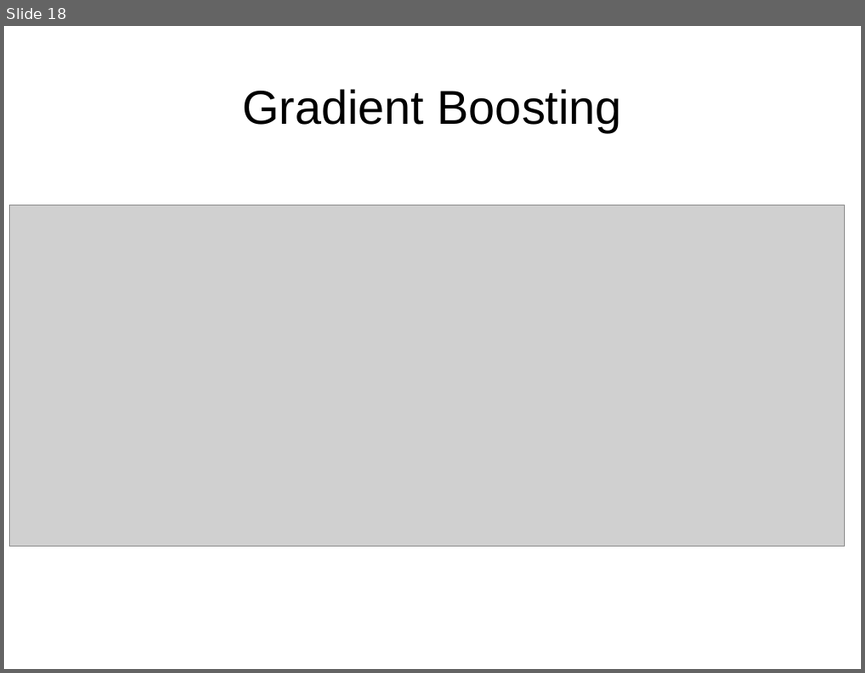
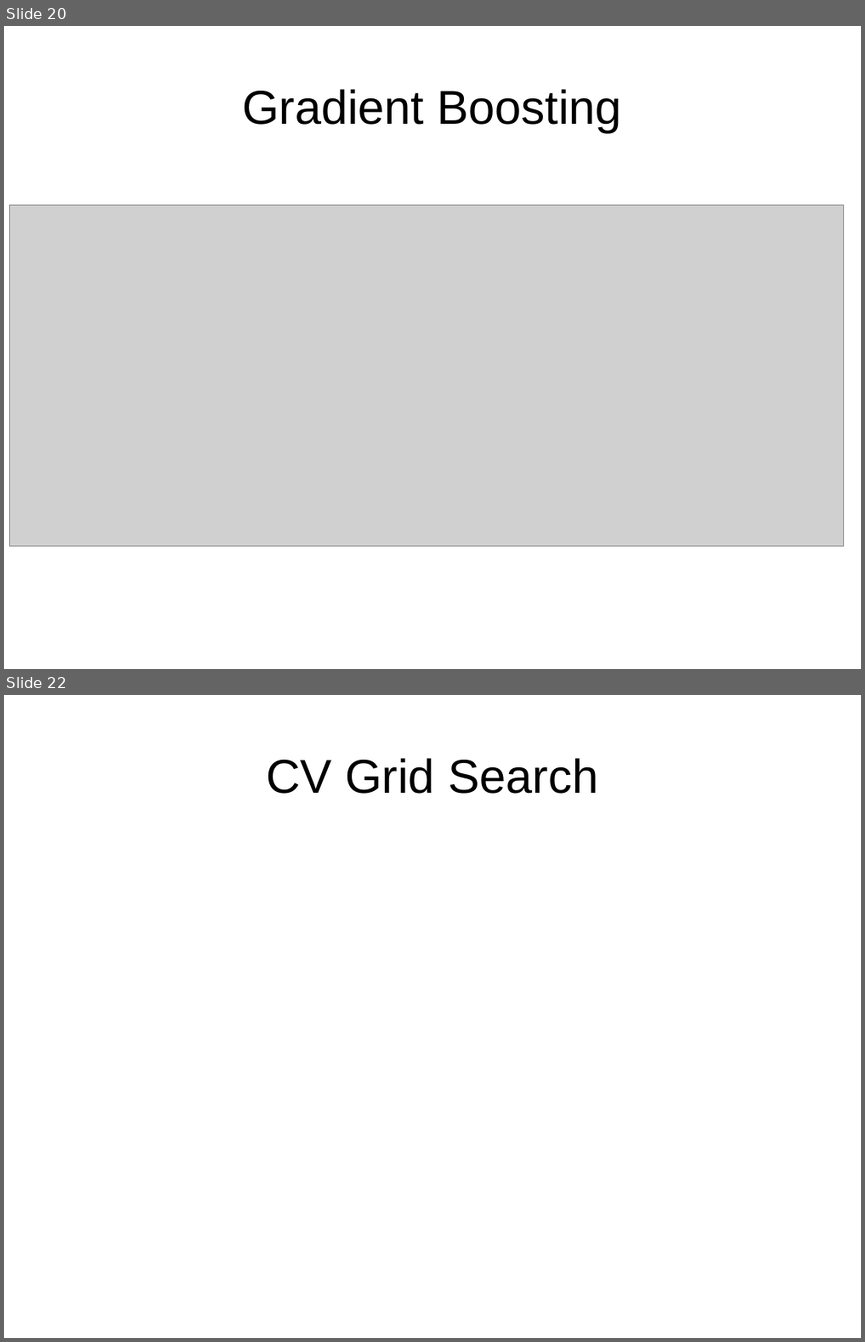
Before and after one commit to chun9men9/WIC_MLProject, a slide deck: Least Squares Presentation.pptx. Shown one above the other, each under a label of ours: slide 18 before the commit, slides 20 and 22 after it; the slides between them are not shown. The pictures are 865x673 and 865x1342 pixels, drawn with LibreOffice and Linux fonts; fonts in the diff are those of the drawing; grey boxes stand for pictures. Boxes give left, top, right and bottom in pixels: in the first picture for what was removed or moved away, otherwise in the second. Text is boxed around its words. In the diff, an @@ line names an element or a change of style, - is before the commit and + after.

```diff
--- a/Least Squares Presentation.pptx
+++ b/Least Squares Presentation.pptx
@@ slide 22 added at (x1=4, y1=695, x2=861, y2=1338), background #FFFFFF @@
@@ text added at (x1=266, y1=758, x2=598, y2=794), 44 pt, text #000000 @@
+CV Grid Search
@@ what was slide 18 is now slide 20 @@
```
Also in this commit, not shown: 4 other slides added, 1 slide removed, 1 other file.
